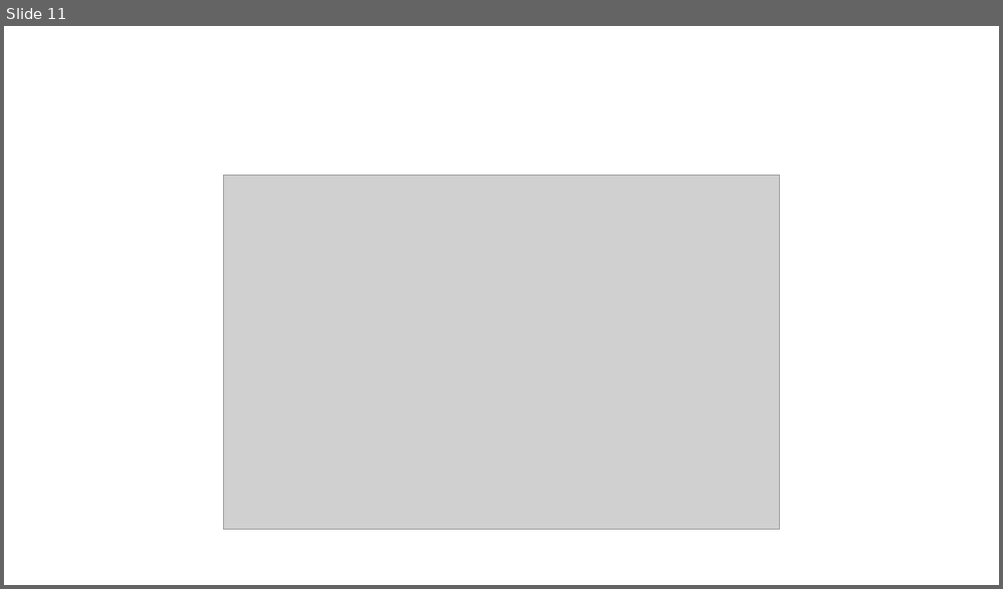
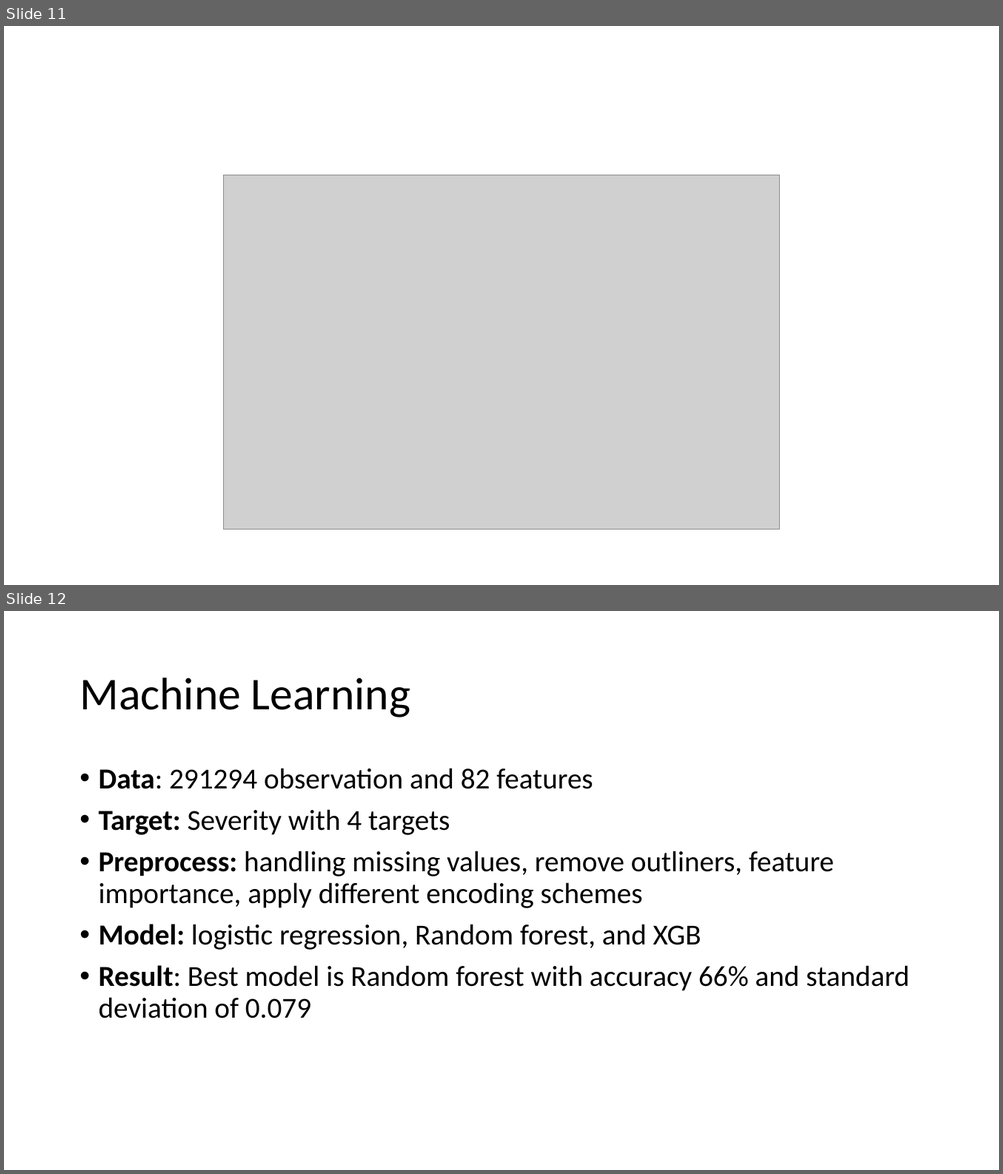
Before and after one commit to williamhuybui/Get_a_Quote, a slide deck: GetAQuote.pptx. Shown one above the other, each under a label of ours: slide 11 before the commit, slides 11 and 12 after it. The pictures are 1003x589 and 1003x1174 pixels, drawn with LibreOffice and Linux fonts; fonts in the diff are those of the drawing; grey boxes stand for pictures. Boxes give left, top, right and bottom in pixels: in the first picture for what was removed or moved away, otherwise in the second. Text is boxed around its words. In the diff, an @@ line names an element or a change of style, - is before the commit and + after.

```diff
--- a/GetAQuote.pptx
+++ b/GetAQuote.pptx
@@ slide 12 added at [4, 611, 999, 1170], background #FFFFFF @@
@@ title added at [79, 678, 410, 718], 44 pt, text #000000 @@
+Machine Learning
@@ text added at [99, 768, 909, 1019], 28 pt, text #000000 @@
+• Data: 291294 observation and 82 features
+• Target: Severity with 4 targets
+• Preprocess: handling missing values, remove outliners, feature importance, apply different encoding schemes
+• Model: logistic regression, Random forest, and XGB
+• Result: Best model is Random forest with accuracy 66% and standard deviation of 0.079
```
